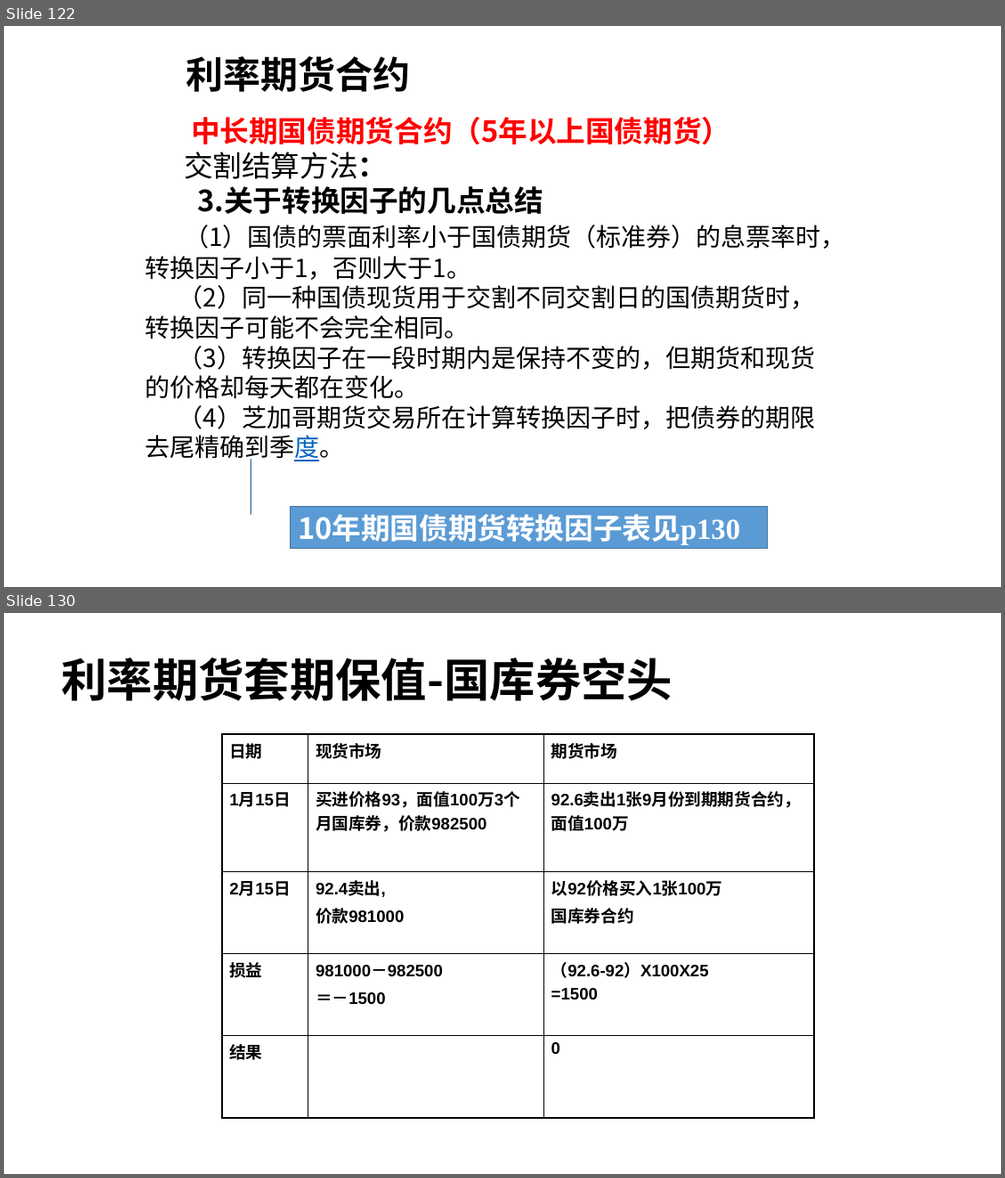
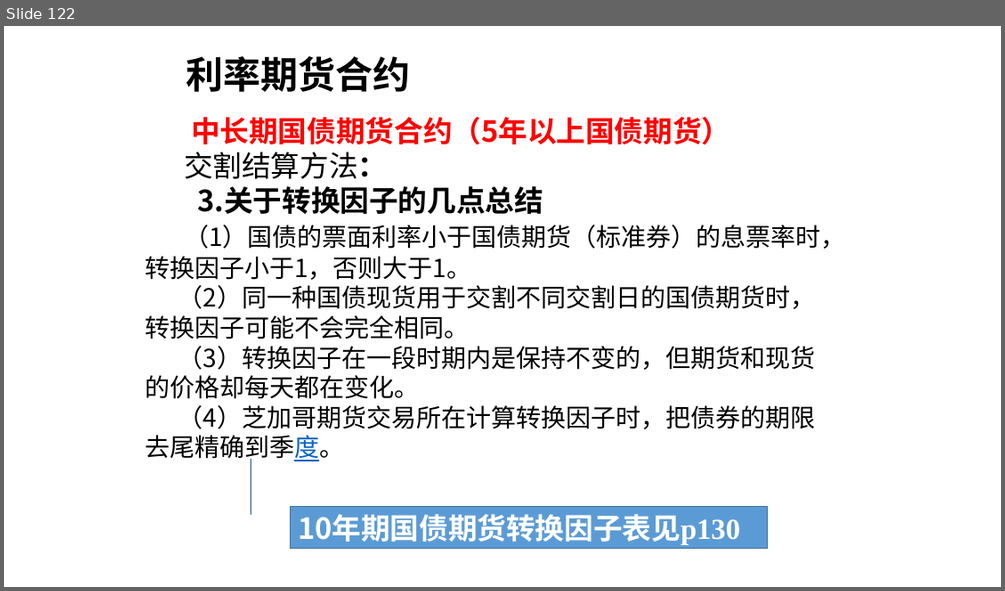
Before and after one commit to yunfengxs/my-Papers, a slide deck: 金工/金工五六144.pptx. Shown one above the other, each under a label of ours: slides 122 and 130 before the commit, slide 122 after it; the slides between them are not shown. The pictures are 1005x1178 and 1005x591 pixels, drawn with LibreOffice and Linux fonts; fonts in the diff are those of the drawing. Boxes give left, top, right and bottom in pixels: in the first picture for what was removed or moved away, otherwise in the second. Text is boxed around its words. In the diff, an @@ line names an element or a change of style, - is before the commit and + after.

```diff
--- a/金工/金工五六144.pptx
+++ b/金工/金工五六144.pptx
@@ slide 130 removed at (x1=4, y1=613, x2=1001, y2=1174), background #FFFFFF @@
@@ title removed at (x1=61, y1=657, x2=672, y2=701) @@
-利率期货套期保值-国库券空头
@@ table removed at (x1=222, y1=734, x2=814, y2=1118), 5 rows, 3 columns @@
-日期 | 现货市场 | 期货市场
-1月15日 | 买进价格93，面值100万3个月国库券，价款982500 | 92.6卖出1张9月份到期期货合约，面值100万
-2月15日 | 92.4卖出, / 价款981000 | 以92价格买入1张100万 / 国库券合约
-损益 | 981000－982500 / ＝－1500 | （92.6-92）X100X25 / =1500
-结果 |  | 0
```
Also in this commit, not shown: 7 slides changed, 20 other slides removed, 15 other files.
